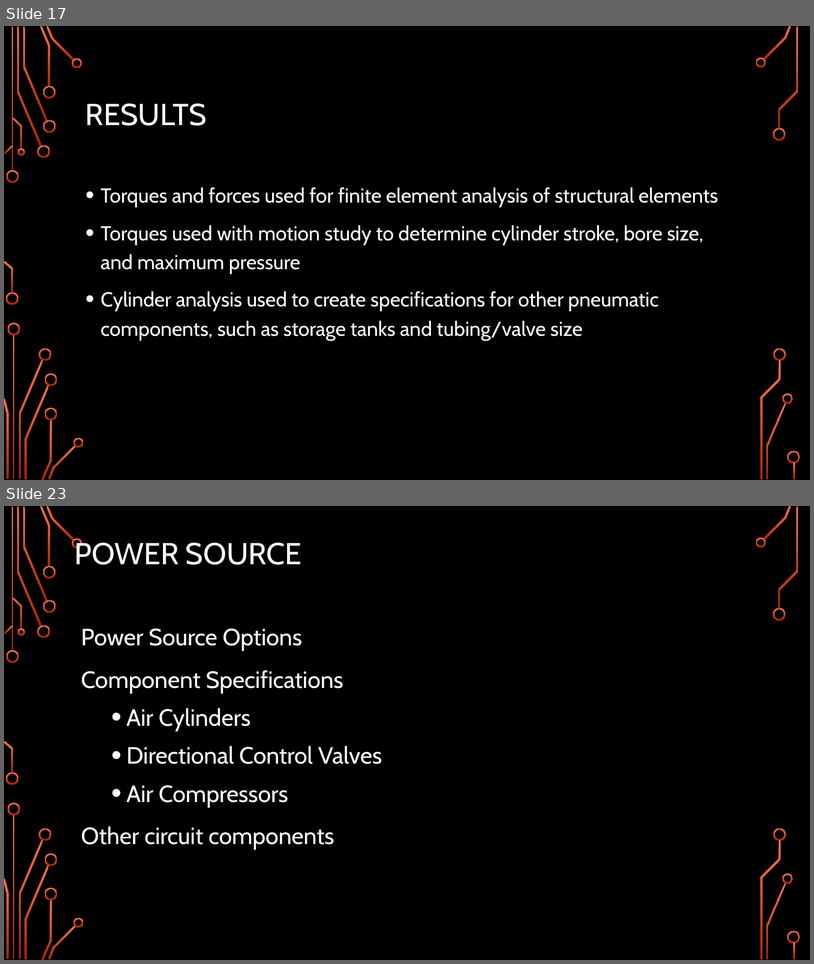
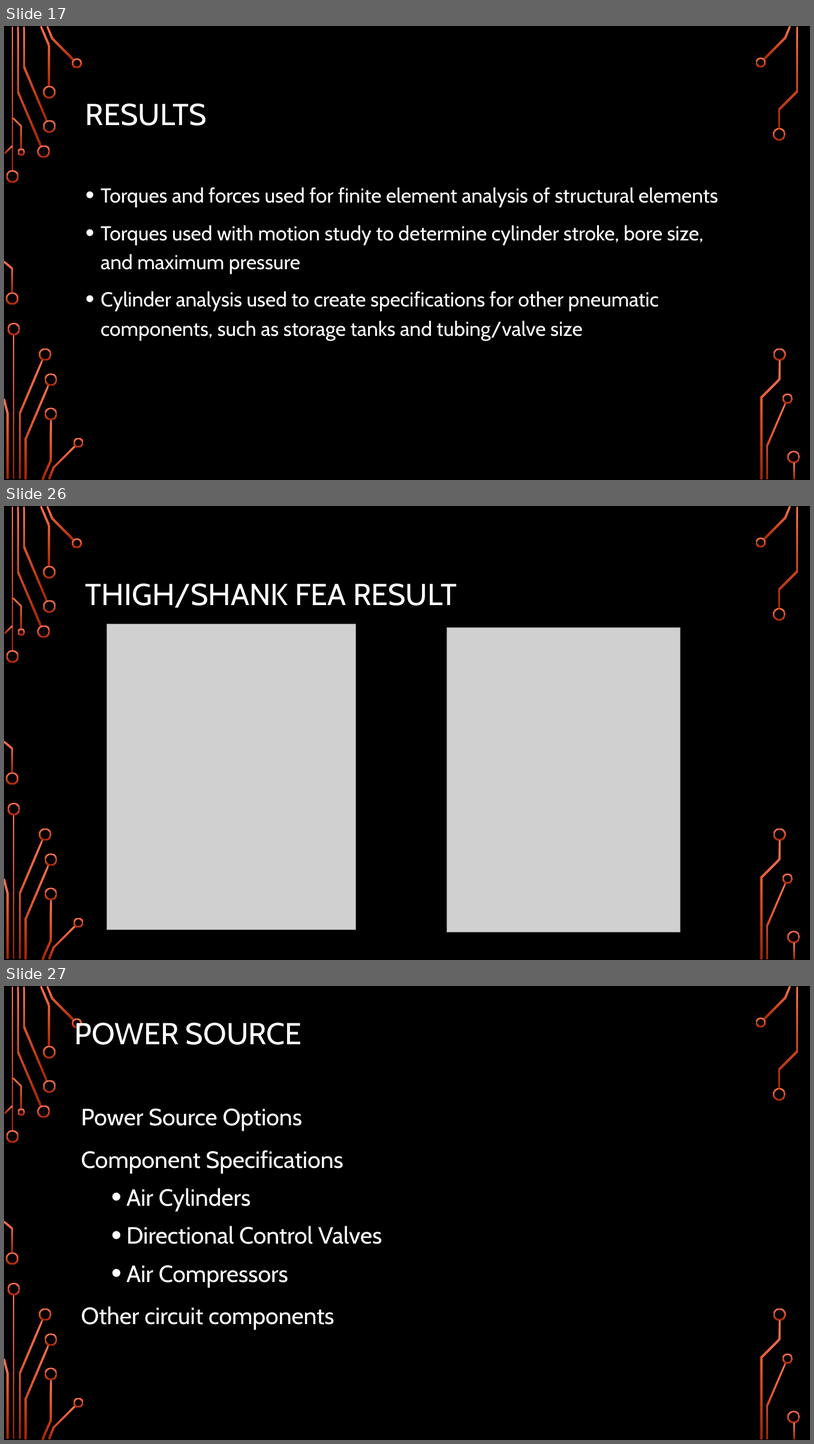
Before and after one commit to Logiant/AgileRoboticControls, a slide deck: Documentation/Presentation/Design Presentation/Design Presentation.pptx. Shown one above the other, each under a label of ours: slides 17 and 23 before the commit, slides 17, 26 and 27 after it; the slides between them are not shown. The pictures are 814x964 and 814x1444 pixels, drawn with LibreOffice and Linux fonts; fonts in the diff are those of the drawing; grey boxes stand for pictures; background and template pictures are left out. Boxes give left, top, right and bottom in pixels: in the first picture for what was removed or moved away, otherwise in the second. Text is boxed around its words. In the diff, an @@ line names an element or a change of style, - is before the commit and + after.

Commit message:
Updated Presentation
Updated Mechanical Design Portion with beautiful pictures. Also did one
last touch up to the solid model.

```diff
--- a/Documentation/Presentation/Design Presentation/Design Presentation.pptx
+++ b/Documentation/Presentation/Design Presentation/Design Presentation.pptx
@@ slide 26 added at (4, 506, 810, 960), background picture (left out); not listed: 36 template elements that a slide beside it also shows @@
@@ title added at (86, 583, 457, 608), 36 pt, text #FFFFFF @@
+THIGH/SHANK FEA RESULT
@@ picture added at (107, 624, 356, 930) @@
@@ picture added at (447, 627, 680, 932) @@
@@ what was slide 23 is now slide 27 @@
```
Also in this commit, not shown: 5 slides changed, 3 other slides added, 1 other file.
